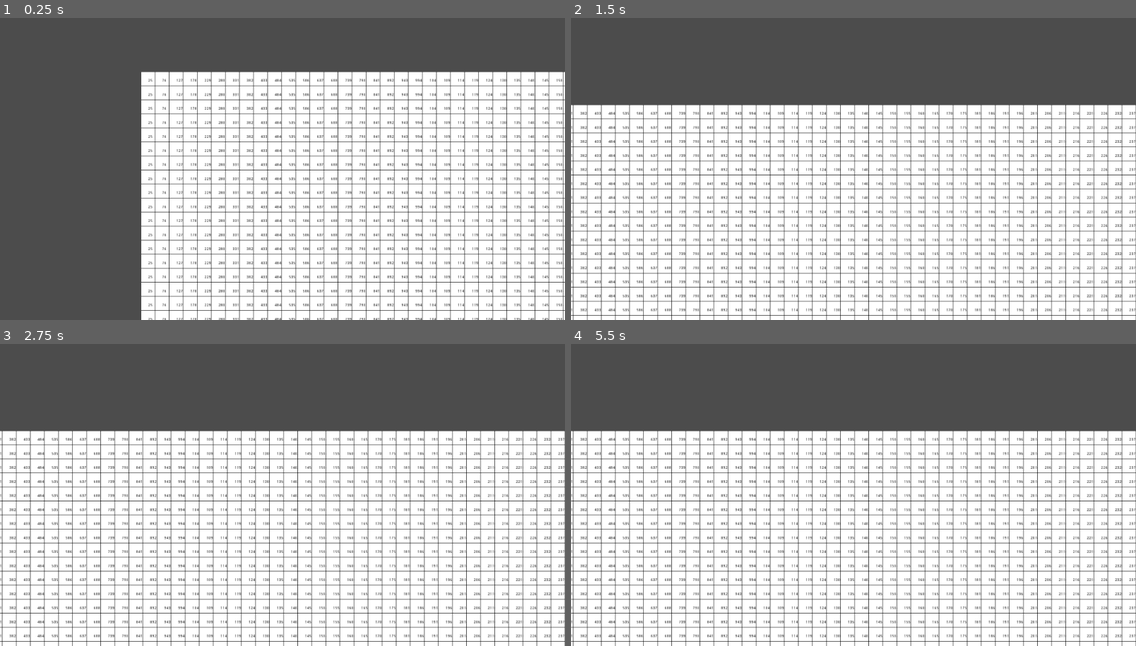
Above: before the commit, frames 1-4 (two rows, left to right).
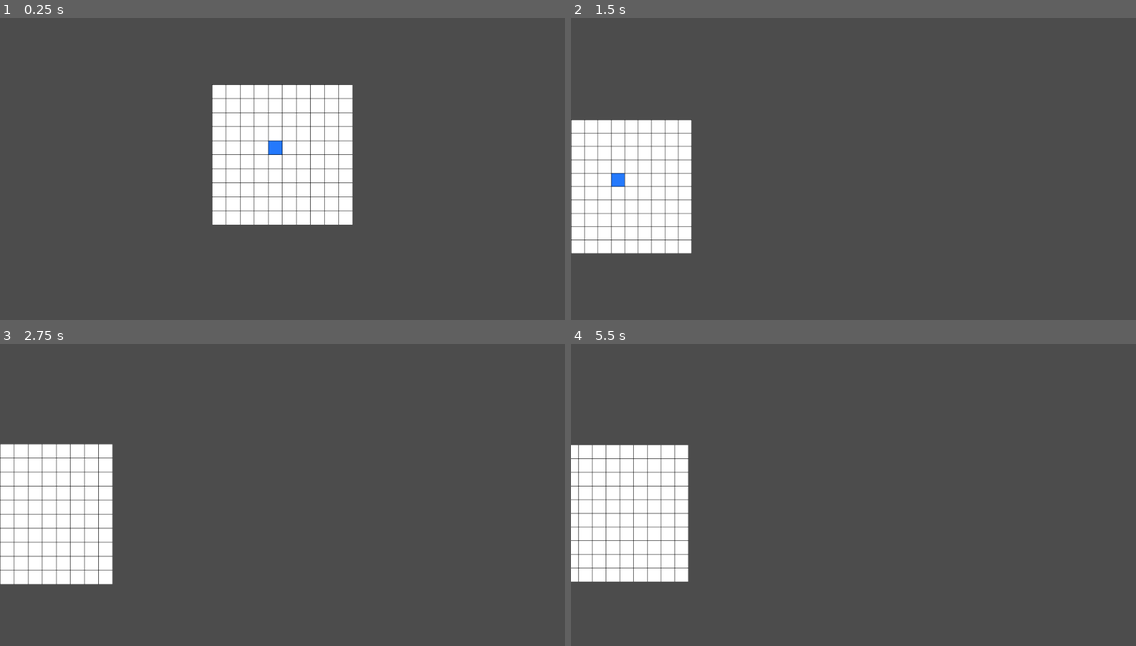
Above: after the commit, the same moments.

Repository: game-progamming-2019/PaperRacer
Game: Godot game, scene res://scenes/Game/Game.tscn
Same seed, same stepped clock (60 frames per second), same inputs: the game is played once before the commit and once after it.
Inputs (mouse positions are in pixels of both pictures, inside the frame that each line leads up to):
- Up to frame 1 (0.25 s): no input
- Up to frame 2 (1.5 s): tap Enter at 0.5 s; move the mouse to (977, 138) at 0.52 s; hold Right mouse button (ui_drag) 0.53-1.28 s; tap Mouse wheel down (ui_scroll_down, bound only after the comm… at 0.8, 1.35 s; tap Space at 1.25 s; move the mouse to (740, 172) at 1.27 s
- Up to frame 3 (2.75 s): tap Mouse wheel up (ui_scroll_up, bound only after the commit) at 1.55 s; tap Enter at 2 s; move the mouse to (339, 407) at 2.02 s; hold Mouse wheel up (ui_scroll_up, bound only after the commit) from 2.03 s (still down); right-click (339, 407) at 2.3 s
- Up to frame 4 (5.5 s): tap Space at 2.75, 4.25 s; move the mouse to (825, 546) at 2.77 s; release Mouse wheel up (ui_scroll_up, bound only after the commit) at 2.78 s; right-click (825, 546) at 2.85 s; tap Mouse wheel down (ui_scroll_down, bound only after the comm… at 3.05, 5.3 s; tap Enter at 3.5 s; move the mouse to (1023, 531) at 3.52 s; hold Mouse wheel down (ui_scroll_down, bound only after the comm… 3.53-4.28 s; tap Mouse wheel up (ui_scroll_up, bound only after the commit) at 3.8, 4.35 s; move the mouse to (684, 431) at 4.27 s; right-click (684, 431) at 4.55 s; move the mouse to (881, 479) at 5.02 s; hold Right mouse button (ui_drag) from 5.03 s (still down)

The runs differ from the first frame. In frame 1, 53% of the frame differs, in the area x 25-100%, y 17-100%; in frame 2, 64%; in frame 3, 64%; in frame 4, 64%, in the area x 0-100%, y 28-100%.

Commit message:
Racetrack, Camera and Game implemented

Diff:
--- a/Node2D.gd
+++ /dev/null
@@ -1,11 +0,0 @@
-# Autor: Christoph Brosch
-# Erstellt 14.09.2019
-extends Node2D
-
-# var Racetrack = load("<Path>")
-# Called when the node enters the scene tree for the first time.
-func _ready():
-	# self.add_child(Racetrack.instance())
-	# $"Racetrack".initialize(Settings)
-	$Racetrack.initialise(100, 100)
-	pass # Replace with function body.
--- a/project.godot
+++ b/project.godot
@@ -24,6 +24,10 @@
 run/main_scene="res://scenes/Game/Game.tscn"
 config/icon="res://icon.png"
 
+[autoload]
+
+Settings="*res://scripts/singletons/Settings.gd"
+
 [input]
 
 ui_drag={
@@ -31,6 +35,16 @@
 "events": [ Object(InputEventMouseButton,"resource_local_to_scene":false,"resource_name":"","device":0,"alt":false,"shi …(212 unchanged characters)…
  ]
 }
+ui_scroll_up={
+"deadzone": 0.5,
+"events": [ Object(InputEventMouseButton,"resource_local_to_scene":false,"resource_name":"","device":0,"alt":false,"shift":false,"control":false,"meta":false,"command":false,"button_mask":0,"position":Vector2( 0, 0 ),"global_position":Vector2( 0, 0 ),"factor":1.0,"button_index":4,"pressed":false,"doubleclick":false,"script":null)
+ ]
+}
+ui_scroll_down={
+"deadzone": 0.5,
+"events": [ Object(InputEventMouseButton,"resource_local_to_scene":false,"resource_name":"","device":0,"alt":false,"shift":false,"control":false,"meta":false,"command":false,"button_mask":0,"position":Vector2( 0, 0 ),"global_position":Vector2( 0, 0 ),"factor":1.0,"button_index":5,"pressed":false,"doubleclick":false,"script":null)
+ ]
+}
 
 [rendering]
 
--- a/scenes/Game/Camera.gd
+++ b/scenes/Game/Camera.gd
@@ -6,15 +6,24 @@
 var move_camera = false
 var start_position = Vector2.ZERO
 
+func _initiliase():
+	self.position = Vector2((Settings.ROWS / 2) * Settings.RECTANGLE_SIZE, (Settings.COLUMNS / 2) * Settings.RECTANGLE_SIZE)
+
 func _input(event):
 	if event.is_action_pressed("ui_drag"):
-		print("Hello")
 		move_camera = true
 		start_position = get_global_mouse_position()
 
 	if event.is_action_released("ui_drag"):
-		print("Tschüss")
 		move_camera = false
+
+	if event.is_action_pressed("ui_scroll_up"):
+		if (self.zoom > Vector2(1,1)):
+			self.zoom -= Vector2(0.05, 0.05)
+
+	elif event.is_action_pressed("ui_scroll_down"):
+		if (self.zoom < Vector2(3,3)):
+			self.zoom += Vector2(0.05, 0.05)
 
 func _physics_process(delta):
 	if move_camera:
--- /dev/null
+++ b/scenes/Game/Game.gd
@@ -0,0 +1,17 @@
+# Autor: Christoph Brosch
+# Erstellt 14.09.2019
+extends Node2D
+
+
+# Called when the node enters the scene tree for the first time.
+func _ready():
+
+	$Racetrack._initialise(10, 10)
+	$Camera._initiliase()
+
+	$Racetrack.RECTANGLES[4][4].highlight()
+	# Set to test Methods in $Spielfeld
+	yield(get_tree().create_timer(2), "timeout")
+	$Racetrack.RECTANGLES[4][4].unhighlight()
+
+	pass # Replace with function body.
--- a/scenes/Game/Game.tscn
+++ b/scenes/Game/Game.tscn
@@ -1,8 +1,10 @@
 [gd_scene load_steps=4 format=2]
 
-[ext_resource path="res://Node2D.gd" type="Script" id=1]
+[ext_resource path="res://scenes/Game/Game.gd" type="Script" id=1]
 [ext_resource path="res://scenes/Racetrack/Racetrack.tscn" type="PackedScene" id=2]
 [ext_resource path="res://scenes/Game/Camera.gd" type="Script" id=3]
+
+
 
 [node name="Gamemaster" type="Node2D"]
 script = ExtResource( 1 )
--- a/scenes/Game/Node2D.gd
+++ /dev/null
@@ -1,13 +0,0 @@
-extends Node2D
-
-# Declare member variables here. Examples:
-# var a = 2
-# var b = "text"
-
-# Called when the node enters the scene tree for the first time.
-func _ready():
-	pass # Replace with function body.
-
-# Called every frame. 'delta' is the elapsed time since the previous frame.
-#func _process(delta):
-#	pass
--- a/scenes/Racetrack/Racetrack.gd
+++ b/scenes/Racetrack/Racetrack.gd
@@ -8,9 +8,12 @@
 var rectangle_size = 51
 
 var RECTANGLES = []
+
 # Baut das Level
 # 14.09 - Baut ein Feld der Größe ROWS, COLUMNS
-func initialise(rows, columns):
+func _initialise(rows, columns):
+	Settings.setRacetrackSize(rows, columns)
+
 	self.ROWS = rows
 	self.COLUMNS = columns
 
@@ -20,7 +23,7 @@
 			addRectangle(x, y)
 
 func addRectangle(x, y):
-	var rect = Rectangle.new(x * rectangle_size + rectangle_size / 2, y * rectangle_size + rectangle_size / 2, rectangle_size)
+	var rect = Rectangle.new(x * rectangle_size + rectangle_size / 2, y * rectangle_size + rectangle_size / 2)
 	rect.set_name("Rectangle_" + str(x) + "_" + str(y))
 
 	RECTANGLES[x].append(rect)
--- a/scenes/Racetrack/Rectangle/Rectangle.gd
+++ b/scenes/Racetrack/Rectangle/Rectangle.gd
@@ -6,15 +6,28 @@
 
 var SIZE: int
 var ASSETS = [preload("res://assets/racetrack/rectangle/karo.png")]
+var highlighted: bool = false
 
-func _init(x, y, rectangle_size):
-	SIZE = rectangle_size
+func _init(x, y):
+	SIZE = Settings.RECTANGLE_SIZE
 	self.position = Vector2(x, y)
 	set_texture(ASSETS[0])
 
 	# DEBUG
-	var label = Label.new()
-	label.set("custom_colors/font_color", Color(0,0,0))
-	label.text = str(x)
-	#label.rect_position = Vector2(rectangle_size / 2, rectangle_size / 2)
-	self.add_child(label)
+	if Settings.DEBUG:
+		var label = Label.new()
+		label.set("custom_colors/font_color", Color(0,0,0))
+		label.text = str(x)
+		self.add_child(label)
+
+func highlight(margin = null):
+	self.highlighted = true
+	if margin != null:
+		pass
+	# Veränderung
+	self.modulate = Color("257AFD")
+
+func unhighlight():
+	self.highlighted = false
+	# Veränderung
+	self.modulate = Color("FFFFFF")
--- /dev/null
+++ b/scripts/singletons/Settings.gd
@@ -0,0 +1,10 @@
+extends Node
+
+var DEBUG = false
+var RECTANGLE_SIZE: int = 51
+var ROWS: int
+var COLUMNS: int
+
+func setRacetrackSize(rows, columns):
+	self.ROWS = rows
+	self.COLUMNS = columns
